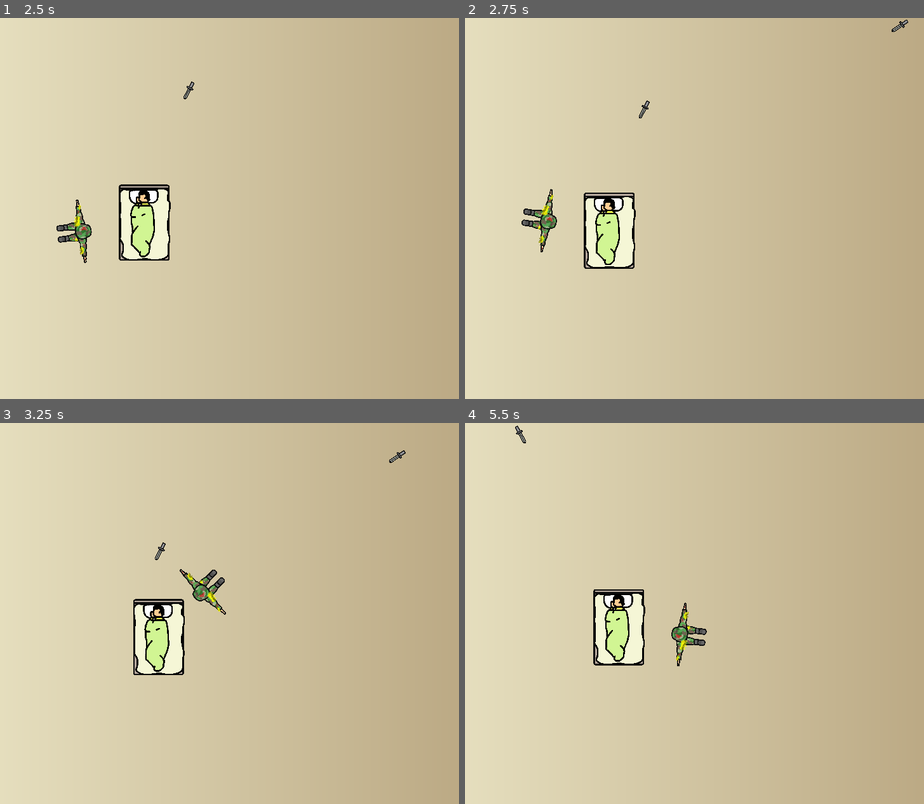
Above: before the commit, frames 1-4 (two rows, left to right).
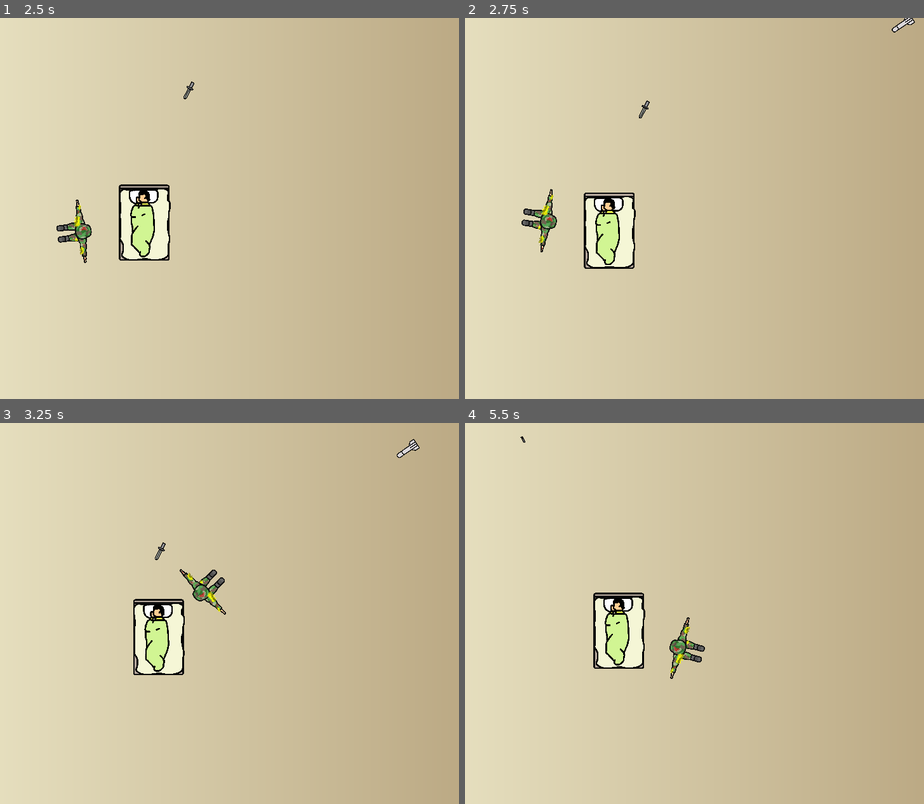
Above: after the commit, the same moments.

Repository: honoriocassiano/the-silent-protector-simulator
Game: Godot game, scene res://Main.tscn
The game is run twice, just before and just after one commit, with the same random seed, the same clock (stepped at 60 frames per second) and the same inputs.
Inputs (mouse positions are in pixels of both pictures, inside the frame that each line leads up to):
- Up to frame 1 (2.5 s): click "Start" at 0.5 s; move the mouse to (316, 189) at 1.27 s; hold Right (move_right) 1.28-2.03 s; move the mouse to (105, 227) at 2.02 s; hold Down (move_down) from 2.03 s (still down)
- Up to frame 2 (2.75 s): keep holding Down (move_down)
- Up to frame 3 (3.25 s): move the mouse to (257, 529) at 2.77 s; release Down (move_down) at 2.78 s; hold Right (move_right) from 2.78 s (still down)
- Up to frame 4 (5.5 s): move the mouse to (644, 689) at 3.52 s; release Right (move_right) at 3.53 s; hold Up (move_up) 3.53-4.25 s; click "Restart" at 4.25 s; move the mouse to (823, 670) at 5.02 s; hold Left (move_left) from 5.03 s (still down)

Frame 1 is identical in both runs. In frame 2, less than 0.1% of the frame differs, in the area x 92-99%, y 0-4%; in frame 3, 0.1%; in frame 4, 1.4%, in the area x 10-53%, y 0-68%.

Commit message:
Randomize weapon types

Diff:
--- a/Main.gd
+++ b/Main.gd
@@ -2,7 +2,7 @@
 
 #var bedPosition
 
-export (PackedScene) var Shoot
+export (PackedScene) var Weapon
 export var soldier_distance_from_bed = 100.0
 
 # Called when the node enters the scene tree for the first time.
@@ -30,7 +30,9 @@
 
 	$ShootPath/ShootSpawnLocation.offset = randi()
 
-	var shoot = Shoot.instance()
+	var shoot = Weapon.instance()
+
+	shoot.init()
 
 	var spawnPosition = $ShootPath/ShootSpawnLocation.position
 
@@ -59,7 +61,7 @@
 
 	shoot.position = spawnPosition
 	shoot.rotation = finalDirection
-	shoot.linear_velocity = -Vector2(0, 150).rotated(finalDirection)
+	shoot.linear_velocity = -Vector2(0, shoot.speed).rotated(finalDirection)
 #	shoot.linear_velocity = Vector2(rand_range(150, 250), 0).rotated(direction)
 #	shoot.linear_velocity = shoot.linear_velocity.rotated(direction)
 
--- a/Main.tscn
+++ b/Main.tscn
@@ -4,7 +4,7 @@
 [ext_resource path="res://HUD.tscn" type="PackedScene" id=2]
 [ext_resource path="res://Soldier.tscn" type="PackedScene" id=3]
 [ext_resource path="res://Main.gd" type="Script" id=4]
-[ext_resource path="res://Shoot.tscn" type="PackedScene" id=5]
+[ext_resource path="res://Weapon.tscn" type="PackedScene" id=5]
 
 [sub_resource type="Gradient" id=1]
 colors = PoolColorArray( 0.737255, 0.666667, 0.521569, 1, 0.917647, 0.894118, 0.768627, 1 )
@@ -20,7 +20,7 @@
 
 [node name="Main" type="Node"]
 script = ExtResource( 4 )
-Shoot = ExtResource( 5 )
+Weapon = ExtResource( 5 )
 
 [node name="TextureRect" type="TextureRect" parent="."]
 anchor_right = 1.0
--- a/Shoot.gd
+++ /dev/null
@@ -1,21 +0,0 @@
-extends RigidBody2D
-
-
-# Declare member variables here. Examples:
-# var a = 2
-# var b = "text"
-
-
-# Called when the node enters the scene tree for the first time.
-func _ready():
-	pass # Replace with function body.
-
-
-# Called every frame. 'delta' is the elapsed time since the previous frame.
-#func _process(delta):
-#	pass
-
-
-func _on_VisibilityNotifier2D_screen_exited():
-	# Delete object if it leaves the screeen
-	queue_free()
--- /dev/null
+++ b/Weapon.gd
@@ -0,0 +1,40 @@
+extends RigidBody2D
+
+const weapon_types = [
+	{	sprite = preload("res://art/weapons/bullet.png"),
+		collision_box = Vector2(1.98084, 5.54624),
+		visibility_box_scale = Vector2(0.410078, 0.37075),
+		speed = 200, spin = false},
+	{	sprite = preload("res://art/weapons/dagger.png"),
+		collision_box = Vector2(2.98819, 15),
+		visibility_box_scale = Vector2(1, 1),
+		speed = 150, spin = false},
+	{	sprite = preload("res://art/weapons/granade.png"),
+		collision_box = Vector2(6.9659, 11.0234),
+		visibility_box_scale = Vector2(1.37081, 0.735134),
+		speed = 100, spin = true},
+	{	sprite = preload("res://art/weapons/missile.png"),
+		collision_box = Vector2(4.31724, 18.7046),
+		visibility_box_scale = Vector2(1.71514, 1.24721),
+		speed = 120, spin = false}
+]
+
+export var speed = 150
+
+
+# Called when the node enters the scene tree for the first time.
+func init():
+	# select a random weapon type
+	var weapon_type = weapon_types[randi() % 4]
+
+	# apply the chosen weapon type
+	$Sprite.set_texture(weapon_type.sprite)
+	$CollisionShape2D.get_shape().set_extents(weapon_type.collision_box)
+	$VisibilityNotifier2D.set_scale(weapon_type.visibility_box_scale)
+	speed = weapon_type.speed
+	angular_velocity = 10 if weapon_type.spin else 0
+
+
+func _on_VisibilityNotifier2D_screen_exited():
+	# Delete object if it leaves the screeen
+	queue_free()
--- a/Shoot.tscn
+++ b/Weapon.tscn
@@ -1,10 +1,10 @@
 [gd_scene load_steps=4 format=2]
 
-[ext_resource path="res://Shoot.gd" type="Script" id=1]
-[ext_resource path="res://art/weapons/dagger.png" type="Texture" id=2]
+[ext_resource path="res://art/weapons/bullet.png" type="Texture" id=1]
+[ext_resource path="res://Weapon.gd" type="Script" id=2]
 
 [sub_resource type="RectangleShape2D" id=1]
-extents = Vector2( 2.98819, 15 )
+extents = Vector2( 1.98084, 5.54624 )
 
 [node name="Area2D" type="RigidBody2D" groups=[
 "shoots",
@@ -12,15 +12,16 @@
 collision_layer = 2
 mass = 0.00102041
 gravity_scale = 0.0
-script = ExtResource( 1 )
+script = ExtResource( 2 )
 
 [node name="CollisionShape2D" type="CollisionShape2D" parent="."]
 shape = SubResource( 1 )
 
 [node name="Sprite" type="Sprite" parent="."]
 scale = Vector2( 0.045, 0.045 )
-texture = ExtResource( 2 )
+texture = ExtResource( 1 )
 
 [node name="VisibilityNotifier2D" type="VisibilityNotifier2D" parent="."]
+scale = Vector2( 0.410078, 0.37075 )
 rect = Rect2( -5, -15, 10, 30 )
 [connection signal="screen_exited" from="VisibilityNotifier2D" to="." method="_on_VisibilityNotifier2D_screen_exited"]
